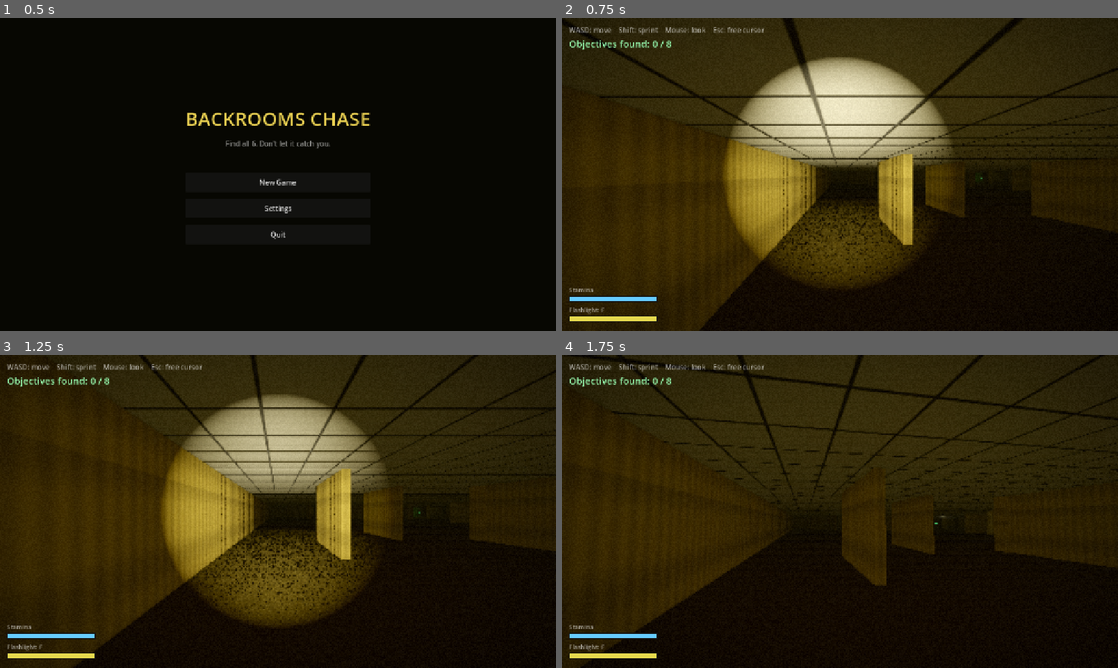
Above: before the commit, frames 1-4 (two rows, left to right).
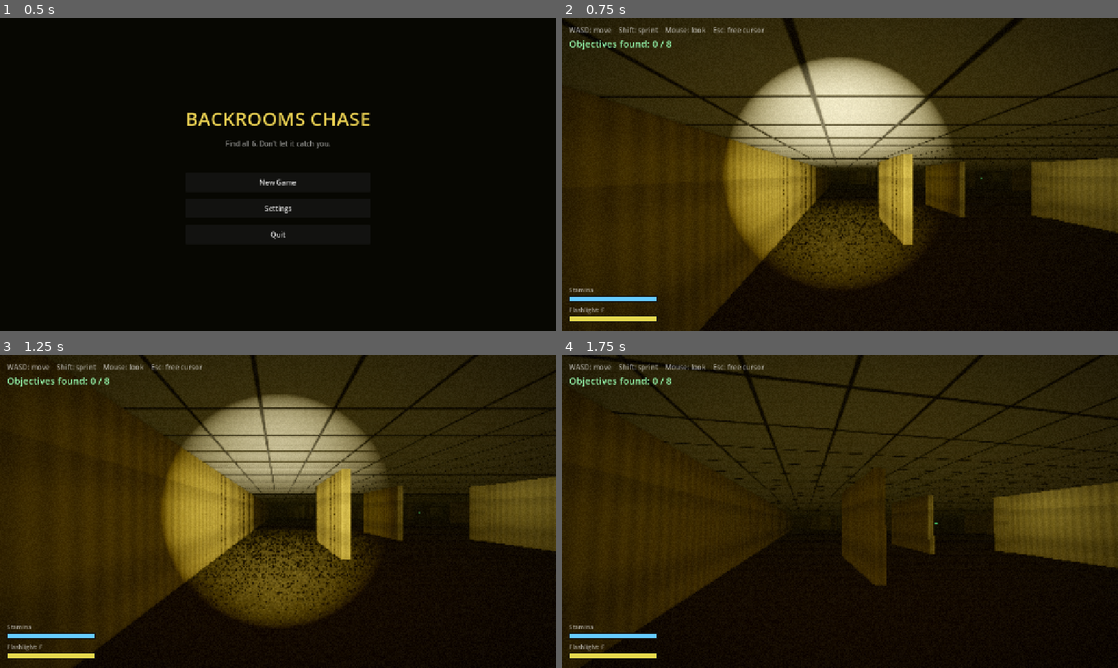
Above: after the commit, the same moments.

Repository: moorejasper060-oss/backrooms-chase
Game: Godot game, scene res://menu.tscn
The game is run twice, just before and just after one commit, with the same random seed, the same clock (stepped at 60 frames per second) and the same inputs.
Inputs (mouse positions are in pixels of both pictures, inside the frame that each line leads up to):
- Up to frame 1 (0.5 s): no input
- Up to frame 2 (0.75 s): click "New Game" at 0.5 s
- Up to frame 3 (1.25 s): no input
- Up to frame 4 (1.75 s): tap Enter (ui_accept) at 1.25, 1.52 s; move the mouse to (867, 511) at 1.27 s; hold W (move_forward) from 1.28 s (still down); hold F (flashlight) from 1.28 s (still down)

Frame 1 is identical in both runs. In frame 2, 3.2% of the frame differs, in the area x 71-100%, y 44-69%; in frame 3, 3.2%; in frame 4, 5.1%, in the area x 65-100%, y 40-68%.

Commit message:
Escape sequence: collect all -> open exit -> run for it
- New exit door (exit.gd/.tscn): a green doorway that stays dark until every
  objective is collected, then powers on (emissive sign + green light)
- Collecting the last objective opens the exit, plays an alarm + flash, and
  ENRAGES the monster (always knows where you are, slightly faster)
- Objective HUD becomes a live 'REACH THE EXIT — Nm' distance guide
- Reaching the lit door = YOU ESCAPED (the real win). Monster spawns away
  from the exit; both placed via reachability so the run is always possible
- Verified end-to-end: activate -> enrage -> walk in -> escape

Co-Authored-By: Claude Opus 4.8 (1M context) <noreply@anthropic.com>

Diff:
--- /dev/null
+++ b/exit.gd
@@ -0,0 +1,69 @@
+extends Area3D
+## The escape door. Inert and dark until every objective is collected, then it
+## lights up green and the player must reach it to win.
+
+signal escaped
+
+var active := false
+var _sign_mat: StandardMaterial3D
+var _light: OmniLight3D
+
+func _ready() -> void:
+	add_to_group("exit")
+	_build()
+	body_entered.connect(_on_body_entered)
+
+func _build() -> void:
+	var frame_mat := StandardMaterial3D.new()
+	frame_mat.albedo_color = Color(0.06, 0.06, 0.07)
+	frame_mat.roughness = 0.8
+
+	# Door frame: two posts + a lintel, plus a dark slab so it reads as a doorway
+	_box(Vector3(0.25, 2.6, 0.4), Vector3(-0.95, 1.3, 0.0), frame_mat)
+	_box(Vector3(0.25, 2.6, 0.4), Vector3(0.95, 1.3, 0.0), frame_mat)
+	_box(Vector3(2.15, 0.3, 0.4), Vector3(0.0, 2.75, 0.0), frame_mat)
+	_box(Vector3(1.7, 2.5, 0.08), Vector3(0.0, 1.3, 0.16), frame_mat)
+
+	# EXIT sign — emissive, starts switched off
+	_sign_mat = StandardMaterial3D.new()
+	_sign_mat.albedo_color = Color(0.1, 0.5, 0.2)
+	_sign_mat.emission_enabled = true
+	_sign_mat.emission = Color(0.25, 1.0, 0.45)
+	_sign_mat.emission_energy_multiplier = 0.0
+	_box(Vector3(1.4, 0.45, 0.12), Vector3(0.0, 3.15, 0.0), _sign_mat)
+
+	# Green light, off until activated
+	_light = OmniLight3D.new()
+	_light.position = Vector3(0.0, 2.2, 1.0)
+	_light.light_color = Color(0.3, 1.0, 0.5)
+	_light.omni_range = 9.0
+	_light.light_energy = 0.0
+	_light.shadow_enabled = false
+	add_child(_light)
+
+	# Trigger volume in the doorway (no solid collision — you walk through it)
+	var col := CollisionShape3D.new()
+	var shape := BoxShape3D.new()
+	shape.size = Vector3(1.7, 2.4, 1.3)
+	col.shape = shape
+	col.position = Vector3(0.0, 1.3, 0.0)
+	add_child(col)
+
+func _box(size: Vector3, pos: Vector3, mat: Material) -> MeshInstance3D:
+	var mi := MeshInstance3D.new()
+	var m := BoxMesh.new()
+	m.size = size
+	mi.mesh = m
+	mi.material_override = mat
+	mi.position = pos
+	add_child(mi)
+	return mi
+
+func activate() -> void:
+	active = true
+	_sign_mat.emission_energy_multiplier = 6.0
+	_light.light_energy = 2.5
+
+func _on_body_entered(body: Node) -> void:
+	if active and body.is_in_group("player"):
+		escaped.emit()
--- /dev/null
+++ b/exit.tscn
@@ -0,0 +1,6 @@
+[gd_scene load_steps=2 format=3]
+
+[ext_resource type="Script" path="res://exit.gd" id="1_exit"]
+
+[node name="Exit" type="Area3D"]
+script = ExtResource("1_exit")
--- a/monster.gd
+++ b/monster.gd
@@ -166,6 +166,17 @@
 func is_chasing() -> bool:
 	return _state == State.CHASE
 
+## Endgame rage: once the exit opens it always knows where you are and is a
+## touch faster — the final dash has to be earned.
+func enrage() -> void:
+	sight_range = 100000.0
+	hear_radius = 100000.0
+	give_up_time = 100000.0
+	chase_speed += 0.6
+	_state = State.CHASE
+	_lose = give_up_time
+	_lunge_timer = lunge_time
+
 func _follow_path() -> void:
 	var speed := wander_speed
 	if _state == State.CHASE:
--- a/world.gd
+++ b/world.gd
@@ -15,6 +15,7 @@
 
 const PICKUP_SCENE := preload("res://pickup.tscn")
 const MONSTER_SCENE := preload("res://monster.tscn")
+const EXIT_SCENE := preload("res://exit.tscn")
 
 # Objective tracking
 var _found := 0
@@ -25,6 +26,8 @@
 # Monster / end-game
 var _monster: Node3D
 var _game_over := false
+var _exit: Node3D
+var _exit_active := false
 
 # Flickering ceiling lights
 var _ceiling_lights: Array[OmniLight3D] = []
@@ -83,6 +86,7 @@
 	_place_player()
 	_spawn_pickups()
 	_spawn_monster()
+	_spawn_exit()
 	_add_lights()
 	_add_hud()
 	_player = get_parent().get_node_or_null("Player")
@@ -449,6 +453,11 @@
 		if chasing and d < 7.0 and _player.has_method("add_shake"):
 			_player.add_shake((7.0 - d) / 7.0 * 0.6 * delta)
 
+	# Once the exit is live, the objective HUD becomes a distance guide.
+	if _exit_active and _exit and _player and _obj_label and not _game_over:
+		var ed := _player.global_position.distance_to(_exit.global_position)
+		_obj_label.text = "REACH THE EXIT  —  %dm" % int(ed)
+
 # --- HUD --------------------------------------------------------------------
 
 func _add_hud() -> void:
@@ -513,27 +522,57 @@
 	_update_objectives_hud()
 	if _audio:
 		_audio.play_blip()
-	if _found >= _total:
-		_win()
+	if _found >= _total and not _exit_active:
+		_open_exit()
 
 func _update_objectives_hud() -> void:
 	if _obj_label:
 		_obj_label.text = "Objectives found: %d / %d" % [_found, _total]
 
-func _win() -> void:
-	_end_game("ALL OBJECTIVES FOUND\nYou made it out... this time.\n\nPress R to play again",
-		Color(0.6, 1.0, 0.7), false)
+## All objectives collected: power on the exit and enrage the monster.
+func _open_exit() -> void:
+	_exit_active = true
+	if _exit:
+		_exit.activate()
+	if _monster and _monster.has_method("enrage"):
+		_monster.enrage()
+	if _audio:
+		_audio.play_spotted()
+	_flash(Color(0.0, 0.5, 0.2, 0.3), 0.6)
+	if _obj_label:
+		_obj_label.add_theme_color_override("font_color", Color(0.4, 1.0, 0.5))
+
+func _on_escaped() -> void:
+	_end_game("YOU ESCAPED\n\nPress R to play again", Color(0.5, 1.0, 0.6), false)
 
 # --- Monster & end-game -----------------------------------------------------
 
 func _spawn_monster() -> void:
 	_monster = MONSTER_SCENE.instantiate()
-	var pos := cell_to_world(_far_reachable_cell(Vector2i(0, 0)))
+	var pos := cell_to_world(_random_reachable_far(Vector2i(0, 0), cols * 0.45))
 	pos.y = 0.2
 	_monster.position = pos
 	_monster.caught.connect(_on_player_caught)
 	_monster.spotted.connect(_on_spotted)
 	add_child(_monster)
+
+func _spawn_exit() -> void:
+	_exit = EXIT_SCENE.instantiate()
+	var pos := cell_to_world(_far_reachable_cell(Vector2i(0, 0)))  # far corner
+	pos.y = 0.0
+	_exit.position = pos
+	_exit.escaped.connect(_on_escaped)
+	add_child(_exit)
+
+## A random reachable cell at least `min_dist` cells from `from`.
+func _random_reachable_far(from: Vector2i, min_dist: float) -> Vector2i:
+	var cands: Array[Vector2i] = []
+	for c in _reachable:
+		if Vector2(c.x - from.x, c.y - from.y).length() >= min_dist:
+			cands.append(c)
+	if cands.is_empty():
+		return _far_reachable_cell(from)
+	return cands[_rng.randi_range(0, cands.size() - 1)]
 
 func _on_player_caught() -> void:
 	# Jumpscare: yank the monster right up to the player's face, then rattle
